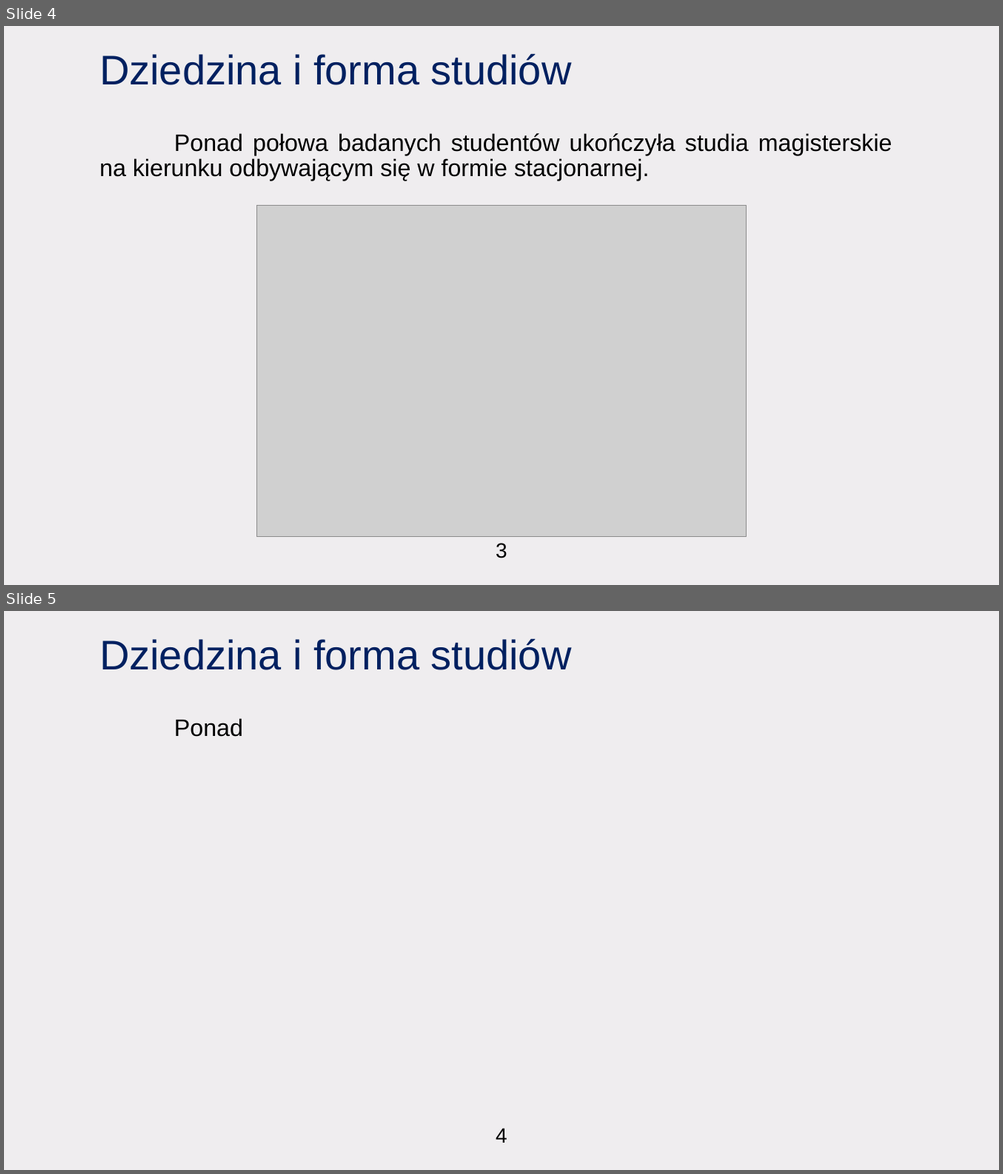
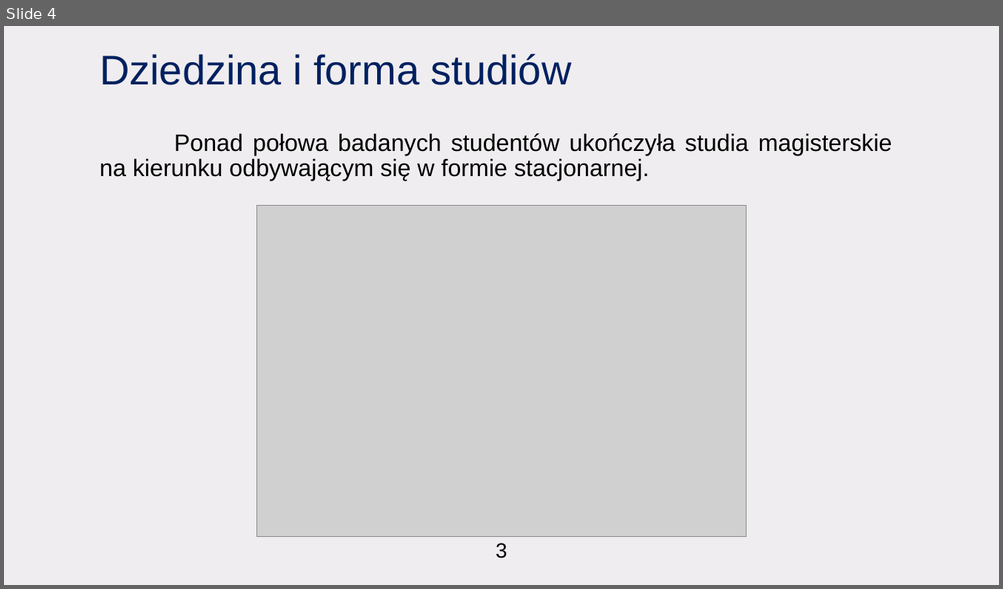
Before and after one commit to CptQuak/CasestudyGraduateEarnings, a slide deck: casestudy.pptx. Shown one above the other, each under a label of ours: slides 4 and 5 before the commit, slide 4 after it. The pictures are 1003x1174 and 1003x589 pixels, drawn with LibreOffice and Linux fonts; fonts in the diff are those of the drawing; grey boxes stand for pictures. Boxes give left, top, right and bottom in pixels: in the first picture for what was removed or moved away, otherwise in the second. Text is boxed around its words. In the diff, an @@ line names an element or a change of style, - is before the commit and + after.

```diff
--- a/casestudy.pptx
+++ b/casestudy.pptx
@@ slide 5 removed at bbox=[4, 611, 999, 1170], background #EFEDEF @@
@@ title removed at bbox=[99, 638, 572, 670] @@
-Dziedzina i forma studiów
@@ text removed at bbox=[174, 718, 243, 737] @@
-Ponad
@@ text removed at bbox=[495, 1128, 507, 1143] @@
-4
```
Also in this commit, not shown: 2 slides changed, 5 slides added, 9 other files.
